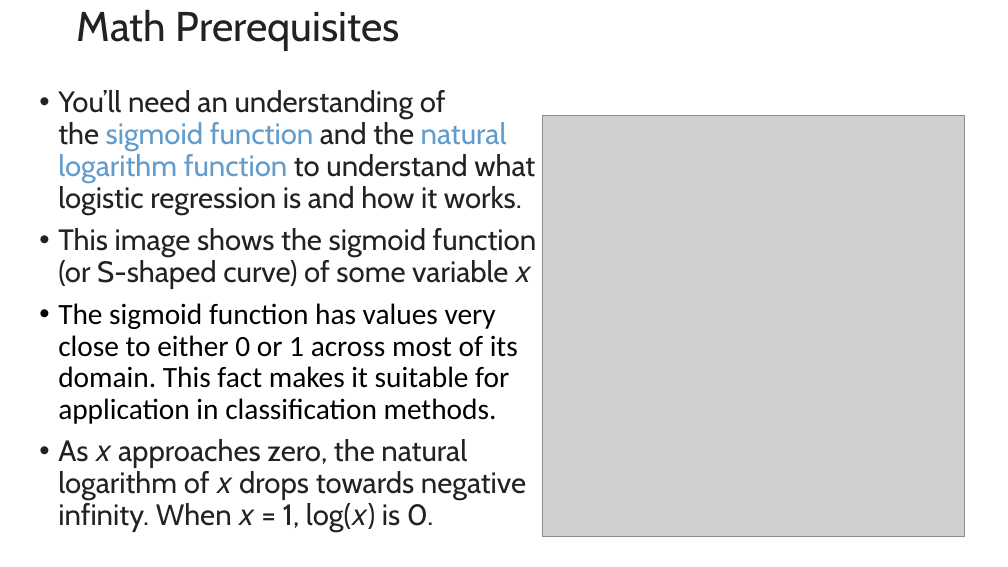
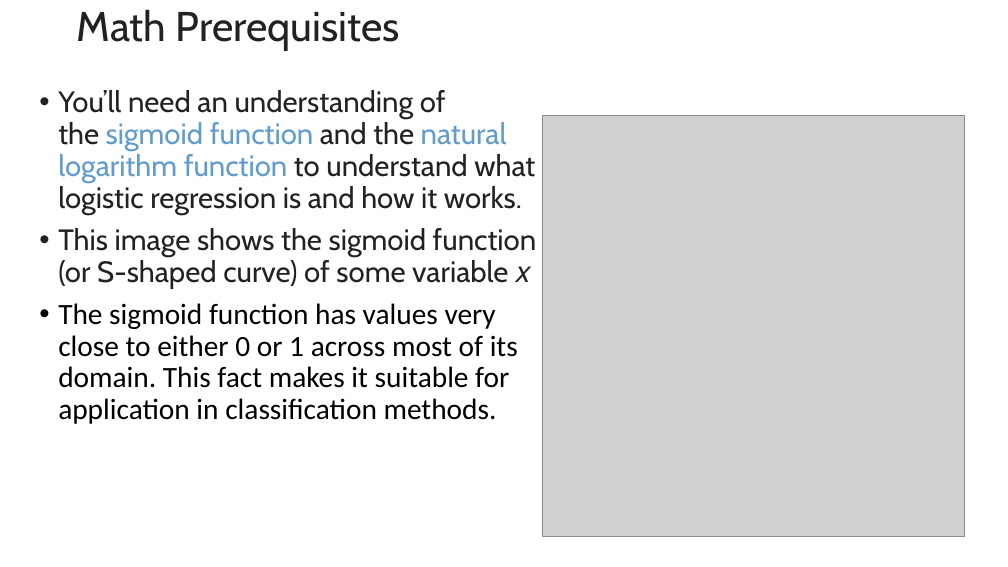
Before and after one commit to motazsaad/Math-Statistics-DataScience, a slide deck: slide 42 of slides/Regerssion.pptx (slide 43 before the commit). Drawn at 1008x567 pixels with LibreOffice and Linux fonts; fonts in the diff are those of the drawing; grey boxes stand for pictures. Boxes give left, top, right and bottom in pixels: in the first picture for what was removed or moved away, otherwise in the second. Text is boxed around its words. In the diff, an @@ line names an element or a change of style, - is before the commit and + after.

```diff
--- a/slides/Regerssion.pptx
+++ b/slides/Regerssion.pptx
@@ text at [58,439,526,532]: paragraph removed @@
-• As 𝑥 approaches zero, the natural logarithm of 𝑥 drops towards negative infinity. When 𝑥 = 1, log(𝑥) is 0.
```
Also in this commit, not shown: 1 slide added, 2 slides removed, 3 other files.
